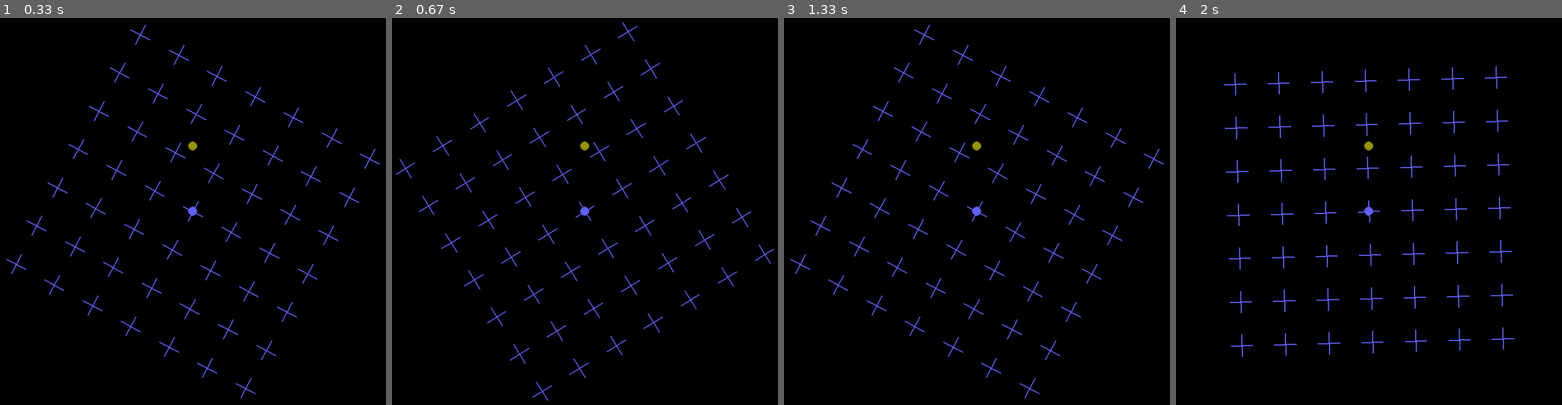
Above: before the commit, frames 1-4 (left to right).
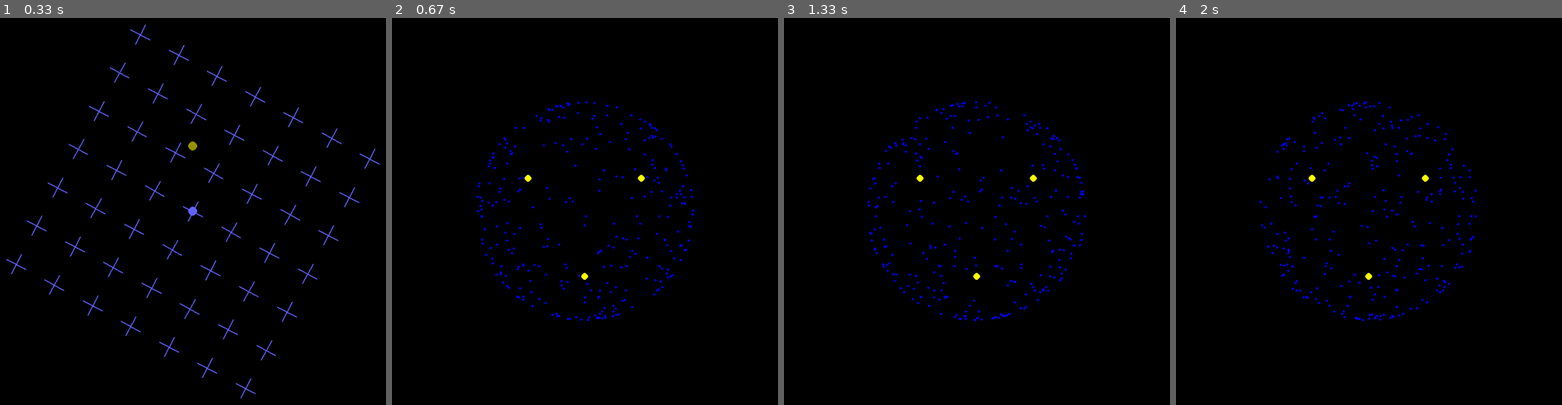
Above: after the commit, the same moments.

Repository: Franck-Dernoncourt/MIB
Game: pygame game, started from src/main.py
Same seed, same stepped clock (60 frames per second), same inputs: the game is played once before the commit and once after it. The source is Python 2; it was converted automatically to run under Python 3.
Inputs:
- Up to frame 1 (0.33 s): type "Ann (at the terminal prompt)" at 0 s
- Up to frame 2 (0.67 s): tap 1 at 0.33 s
- Up to frame 3 (1.33 s): no input
- Up to frame 4 (2 s): no input

Frame 1 is identical in both runs. In frame 2, 3.5% of the frame differs, in the area x 1-99%, y 1-99%; in frame 3, 3.5%; in frame 4, 3.7%, in the area x 12-88%, y 12-88%.

Commit message:
pygame integration in main.py

Diff:
--- a/src/illusions/exp1.py
+++ b/src/illusions/exp1.py
@@ -18,8 +18,9 @@
 from pygame.locals import *
 from math import *
 
+window_size = (1024, 768)
+
 # Parameters definition
-window_size = (1024, 768)
 circles = ((0, 1),)
 circle_scale = 0.3
 circle_radius = 8
@@ -66,23 +67,16 @@
         elif (event.type == KEYDOWN and event.key == K_1):
             # Write result file's headers
             experiment_env["result_file"].write(experiment_env["subject_name"] + experiment_env["separator"] + str(experiment_env["experiment_number"]) + experiment_env["separator"] + '1' + experiment_env["separator"] + str(timestamp) + '\n')
-            return False, frames, show
+            return True, frames, show
 
     return False, frames, show
 
 
 # Main function
-def exp1(full_screen, experiment_env):
+def exp1(full_screen, experiment_env, surf):
     frames, show = 0, True
+
     try:
-        pygame.init()
-
-        # Graphics initializations
-        if full_screen:
-            surf = pygame.display.set_mode(window_size, HWSURFACE | FULLSCREEN | DOUBLEBUF)
-        else:
-            surf = pygame.display.set_mode(window_size)
-
         # Stimulus display
         t0 = pygame.time.get_ticks()
         done = False
@@ -118,4 +112,4 @@
 
 
     finally:
-        pygame.quit()
+        print "quit"
--- a/src/illusions/exp2.py
+++ b/src/illusions/exp2.py
@@ -61,7 +61,7 @@
             point[1],\
             -g_sin*point[1] + g_cos*point[2])
 
-def exp2(full_screen, experiment_env):
+def exp2(full_screen, experiment_env, surf):
     # initialize random points on sphere
     dots = []
     for i in range(n_dots):
@@ -69,12 +69,6 @@
 
 
     try:
-        pygame.init()
-        # graphics initializations
-        if full_screen:
-            surf = pygame.display.set_mode(window_size, HWSURFACE | FULLSCREEN | DOUBLEBUF)
-        else:
-            surf = pygame.display.set_mode(window_size)
 
         t0 = pygame.time.get_ticks()
         frames = 0
@@ -99,5 +93,5 @@
 
     finally:
         t = (pygame.time.get_ticks() - t0)/1000.0
-        print float(pygame.time.get_ticks() - t0)/frames, "msec/frame"
-        pygame.quit()
+        #print float(pygame.time.get_ticks() - t0)/frames, "msec/frame"
+        print "quit"
--- a/src/main.py
+++ b/src/main.py
@@ -18,6 +18,9 @@
 from illusions import exp2
 
 import os
+import sys, random, pygame
+from pygame.locals import *
+
 
 try:
     # Ask the subject's name
@@ -41,10 +44,18 @@
     # Write result file's headers
     result_file.write('SUBJ' + experiment_env["separator"] + 'EXP#' + experiment_env["separator"] +'ANSWER' + experiment_env["separator"] + 'TIMESTAMP' + '\n')
 
+    # Graphics initializations
+    full_screen = False
+    window_size = (1024, 768)
+    pygame.init()
+    if full_screen:
+        surf = pygame.display.set_mode(window_size, HWSURFACE | FULLSCREEN | DOUBLEBUF)
+    else:
+        surf = pygame.display.set_mode(window_size)
+
     # Call experiments
-    full_screen = False
-    exp1.exp1(full_screen, experiment_env)
-    exp2.exp2(full_screen, experiment_env)
+    exp1.exp1(full_screen, experiment_env, surf)
+    exp2.exp2(full_screen, experiment_env, surf)
 
 finally:
     a = 1
